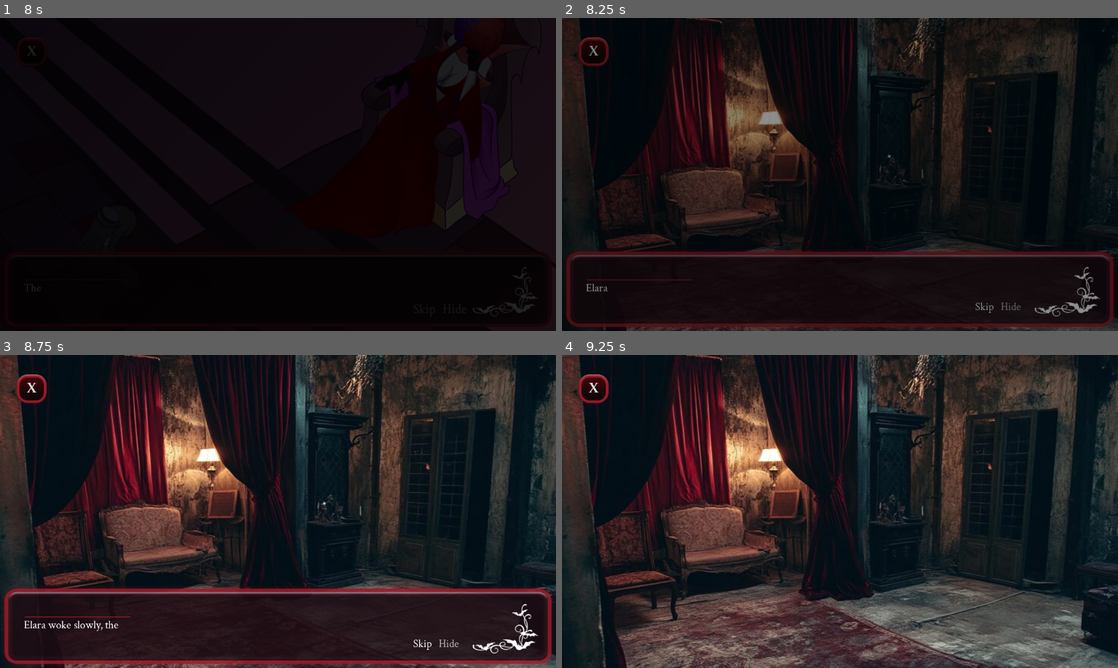
Above: before the commit, frames 1-4 (two rows, left to right).
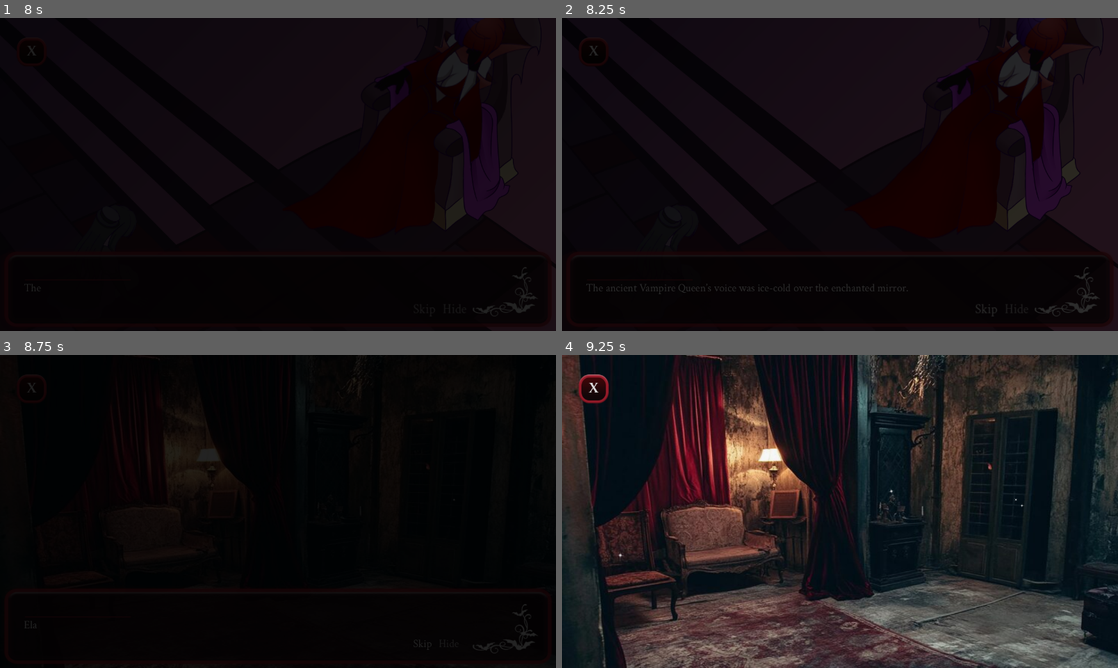
Above: after the commit, the same moments.

Repository: JoshuaSaayo/vampire-yuri
Game: Godot game, scene res://UI/disclaimer.tscn
Same seed, same stepped clock (60 frames per second), same inputs: the game is played once before the commit and once after it.
Inputs (mouse positions are in pixels of both pictures, inside the frame that each line leads up to):
- Up to frame 1 (8 s): move the mouse to (400, 158) at 0.52 s; click (400, 158) at 0.67 s; move the mouse to (166, 190) at 1.27 s; click (166, 190) at 1.42 s; move the mouse to (333, 105) at 2.02 s; click (333, 105) at 2.17 s; tap Enter at 2.75, 5 s; move the mouse to (250, 237) at 2.77 s; click (250, 237) at 2.92 s; move the mouse to (444, 221) at 3.52 s; click (444, 221) at 3.67 s; tap Space at 4.25 s; move the mouse to (111, 127) at 4.27 s; click (111, 127) at 4.42 s; move the mouse to (305, 174) at 5.02 s; click (305, 174) at 5.17 s; move the mouse to (194, 96) at 5.77 s; click (194, 96) at 5.92 s; click "Proceed" at 6.5 s; click "Start Game" at 7.25 s
- Up to frame 2 (8.25 s): click "Skip" at 8 s
- Up to frame 3 (8.75 s): no input
- Up to frame 4 (9.25 s): click "Skip" at 8.75 s

Frame 1 is identical in both runs. In frame 2, 23% of the frame differs, in the area x 0-100%, y 0-100%; in frame 3, 68%; in frame 4, less than 0.1%.

Commit message:
update fade transition script

Diff:
--- a/game/UI/end_credits.tscn
+++ b/game/UI/end_credits.tscn
@@ -89,6 +89,8 @@
 horizontal_alignment = 2
 
 [node name="Timer" type="Timer" parent="."]
+wait_time = 5.0
+autostart = true
 
 [node name="MainMenuSound" type="AudioStreamPlayer" parent="."]
 stream = ExtResource("4_mqmpb")
--- /dev/null
+++ b/game/UI/end_transition.gd
@@ -0,0 +1,13 @@
+extends Control
+
+@onready var timer: Timer = $Timer
+
+func _ready():
+
+	# Hold for a few seconds
+	timer.start(4.0)  # or await get_tree().create_timer(4.0).timeout
+
+	await timer.timeout
+
+	# Go to credits
+	await FadeTransition.fade_to_scene("res://UI/end_credits.tscn")
--- a/game/UI/end_transition.tscn
+++ b/game/UI/end_transition.tscn
@@ -1,6 +1,7 @@
-[gd_scene load_steps=3 format=3 uid="uid://c54j3ctgpg0ol"]
+[gd_scene load_steps=4 format=3 uid="uid://c54j3ctgpg0ol"]
 
 [ext_resource type="FontFile" uid="uid://b0pktas5ei7r6" path="res://UI/fonts/Cinzel-Bold.ttf" id="1_5p6jd"]
+[ext_resource type="Script" uid="uid://dasqj8bgg3k0j" path="res://UI/end_transition.gd" id="1_2616d"]
 
 [sub_resource type="LabelSettings" id="LabelSettings_2616d"]
 font = ExtResource("1_5p6jd")
@@ -13,6 +14,7 @@
 anchor_bottom = 1.0
 grow_horizontal = 2
 grow_vertical = 2
+script = ExtResource("1_2616d")
 
 [node name="ColorRect" type="ColorRect" parent="."]
 layout_mode = 1
@@ -35,3 +37,7 @@
 grow_vertical = 2
 text = "TO BE CONTINUED"
 label_settings = SubResource("LabelSettings_2616d")
+
+[node name="Timer" type="Timer" parent="."]
+wait_time = 4.0
+one_shot = true
--- a/game/main_scenes/cutscenes.gd
+++ b/game/main_scenes/cutscenes.gd
@@ -274,7 +274,7 @@
 
 
 func _on_skip_btn_pressed() -> void:
-	get_tree().change_scene_to_file("res://main_scenes/interactive_map.tscn")
+	await FadeTransition.fade_to_scene("res://main_scenes/interactive_map.tscn")
 
 
 func _on_hide_btn_pressed() -> void:
Not shown, added: game/UI/end_transition.gd.uid
